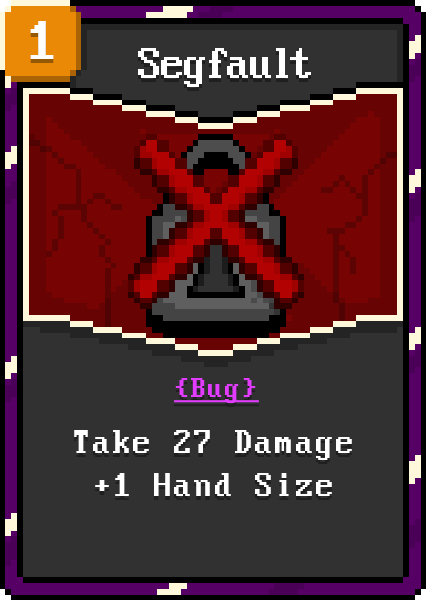
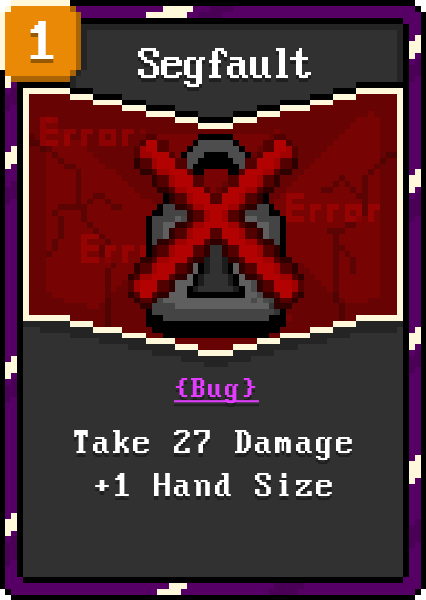
Comparing the layer stacks of the two 426×600 images. Changes:
added layer "segfault" (1st of 2, in "Segfault") in group "Segfault" over box(40, 117, 380, 263)
hid "segfault" (2nd of 2, in "Segfault") over box(40, 117, 380, 263)
